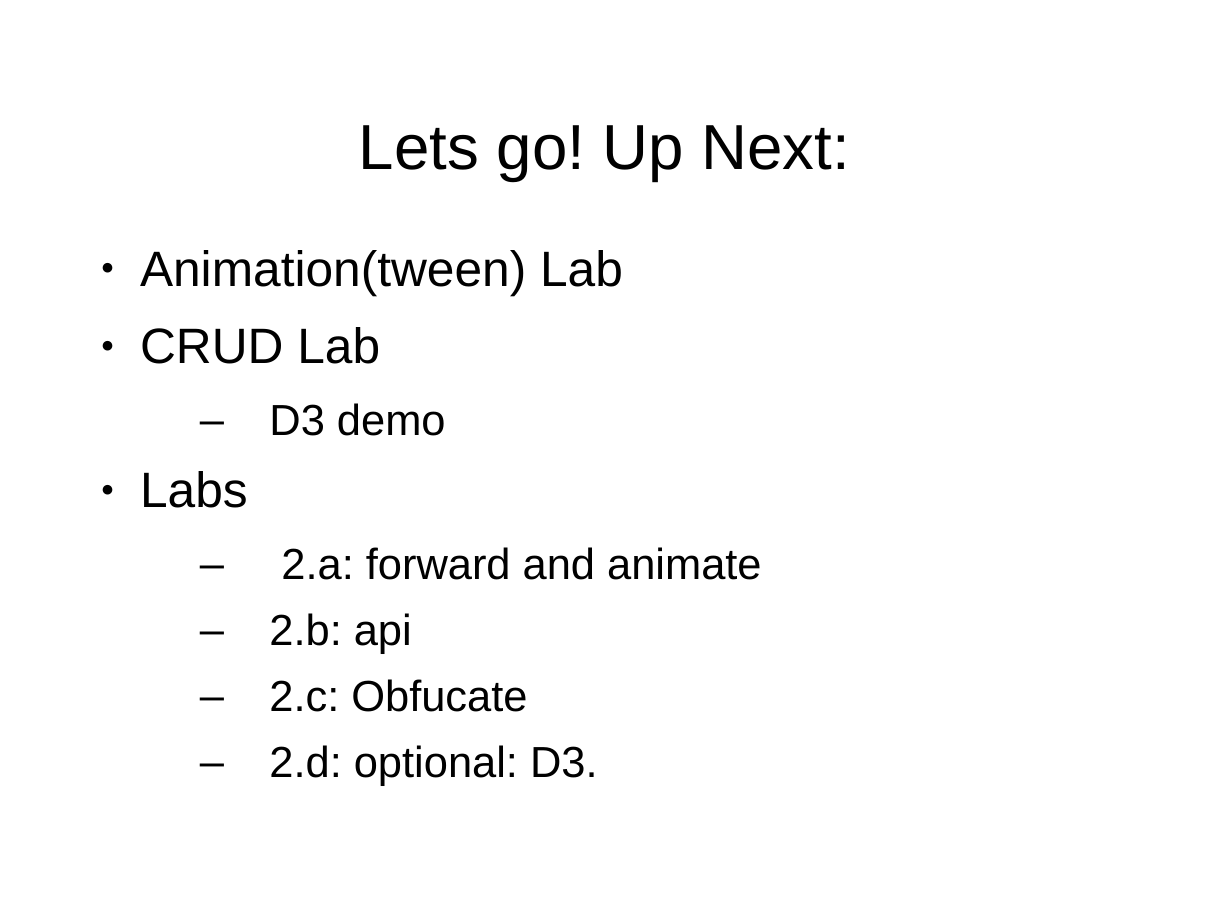
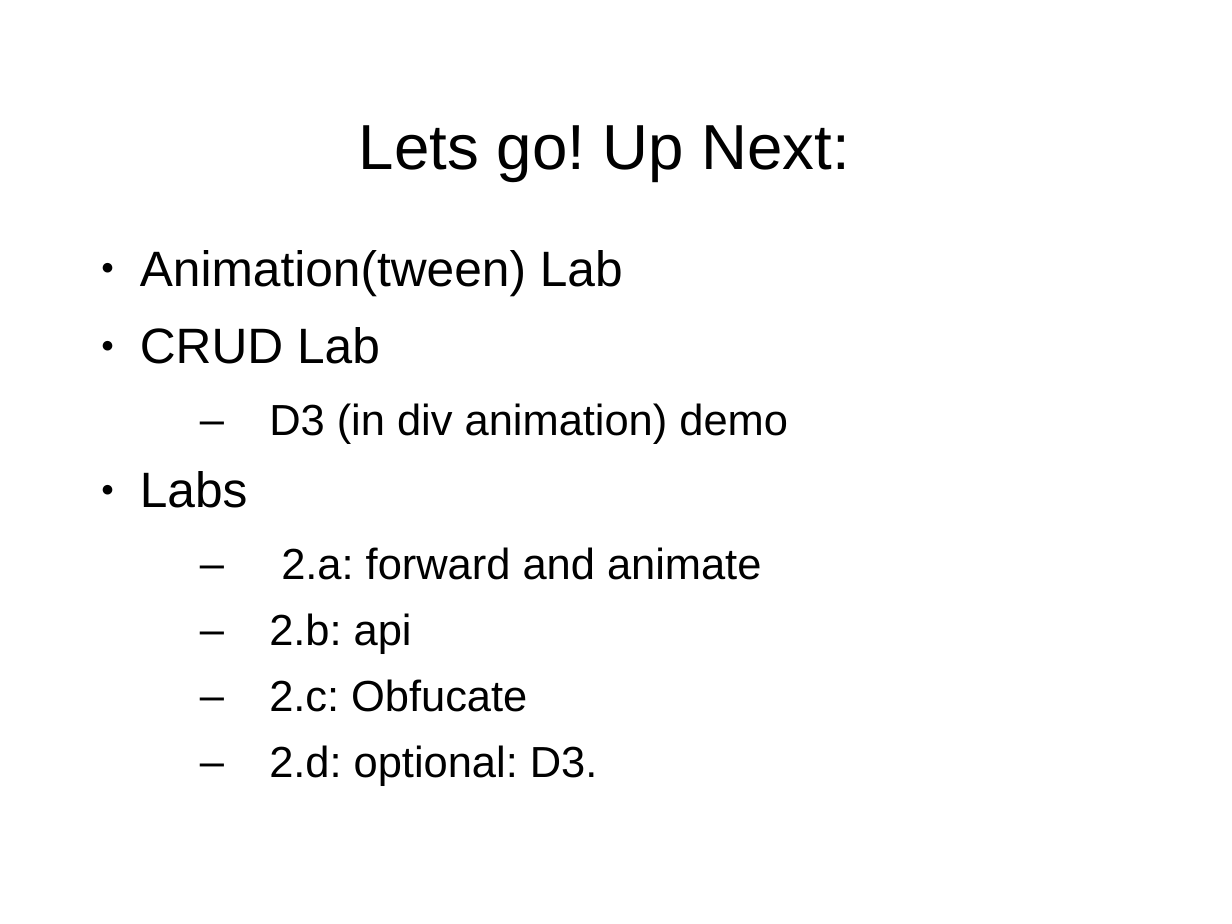
Before and after one commit to puppetMaster3/bikeSheding, a slide deck: slide 9 of training/2of2.ppt. Drawn at 1232x924 pixels with LibreOffice and Linux fonts; fonts in the diff are those of the drawing; background and template pictures are left out. Boxes give left, top, right and bottom in pixels: in the first picture for what was removed or moved away, otherwise in the second. Text is boxed around its words. In the diff, an @@ line names an element or a change of style, - is before the commit and + after.

```diff
--- a/training/2of2.ppt
+++ b/training/2of2.ppt
@@ text at [140,250,761,786]: indent changed @@
@@ text at [269,403,788,444]: text changed @@
-  – D3 demo
+  – D3 (in div animation) demo
```
Also in this commit, not shown: 21 other slides changed, 3 other files.
